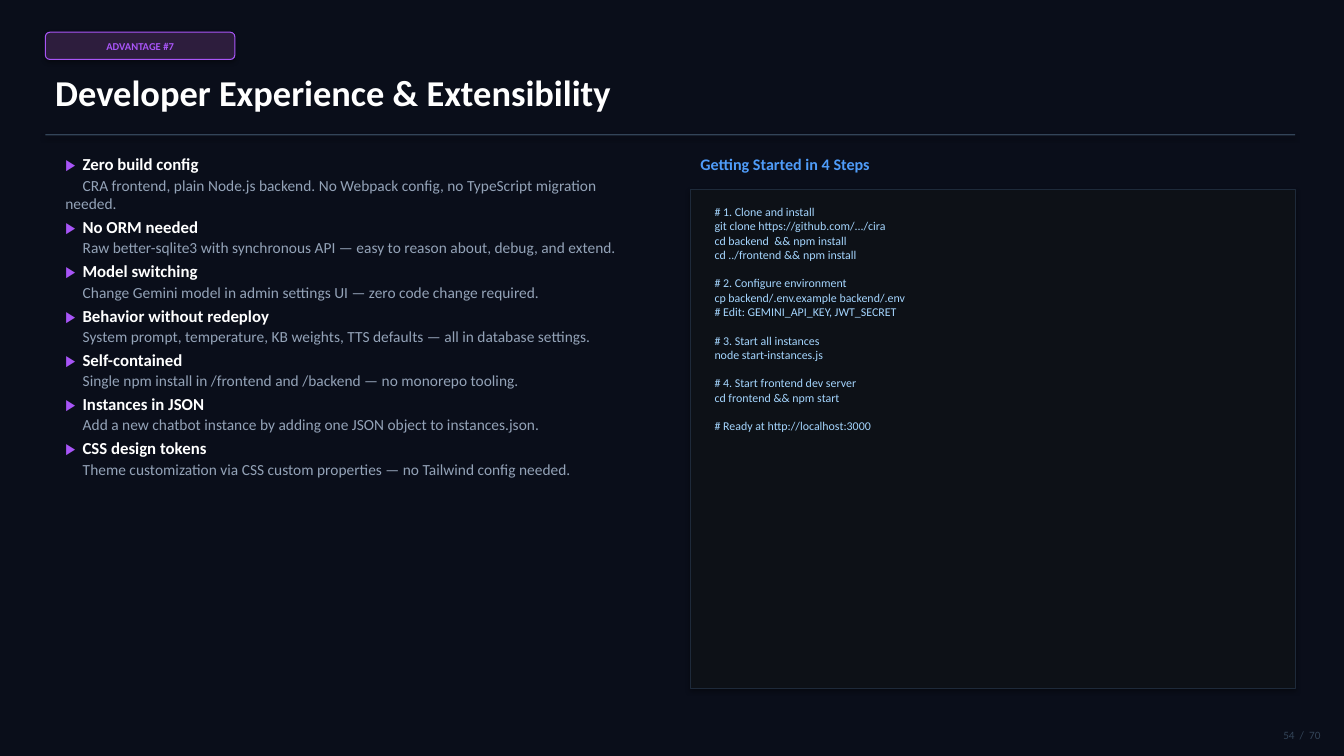
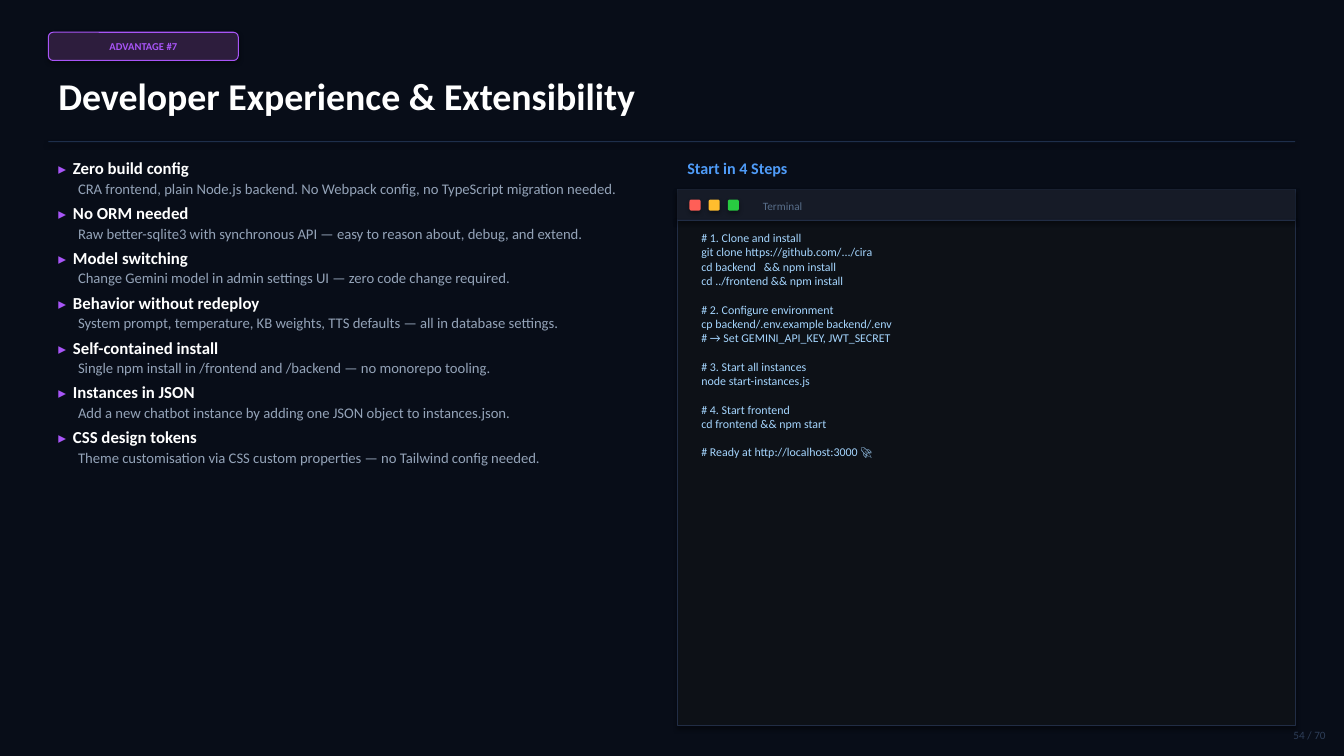
Before and after one commit to Bashab18/Chatbot, a slide deck: slide 54 of presentation/CIRA_Chatbot_Presentation.pptx. Drawn at 1344x756 pixels with LibreOffice and Linux fonts; fonts in the diff are those of the drawing. Boxes give left, top, right and bottom in pixels: in the first picture for what was removed or moved away, otherwise in the second. Text is boxed around its words. In the diff, an @@ line names an element or a change of style, - is before the commit and + after.

```diff
--- a/presentation/CIRA_Chatbot_Presentation.pptx
+++ b/presentation/CIRA_Chatbot_Presentation.pptx
@@ background #0A0E1A to #080D18 @@
@@ text "Developer Experience & Extensibility" at bbox=[58, 83, 635, 116]: size 26 to 27 pt @@
@@ rectangle: place and size @@
-rectangle at bbox=[45, 134, 1296, 135]
+rectangle at bbox=[48, 141, 1296, 142]
@@ rectangle at bbox=[48, 141, 1296, 142]: fill #334458 to #1E2E4A @@
@@ text "▸ Zero build config": place and size @@
-text "▸ Zero build config" at bbox=[65, 158, 615, 478]
+text "▸ Zero build config" at bbox=[73, 162, 616, 466]
@@ text at bbox=[73, 162, 189, 177]: text changed @@
-▶ Zero build config
+▸ Zero build config
@@ text at bbox=[687, 163, 787, 177]: text changed @@
-Getting Started in 4 Steps
+Start in 4 Steps
@@ text at bbox=[73, 207, 188, 219]: text changed @@
-▶ No ORM needed
+▸ No ORM needed
@@ text at bbox=[78, 184, 616, 421]: size 11 to 10.5 pt in "CRA frontend, plain Node.js backend. No Webpack ...", "Raw better-sqlite3 with synchronous API — easy ...", "Change Gemini model in admin settings UI ...", "System prompt, temperature, KB weights, TTS defaults ..." and 2 more places @@
@@ rectangle: place and size @@
-rectangle at bbox=[691, 190, 1296, 689]
+rectangle at bbox=[678, 190, 1296, 726]
@@ rectangle at bbox=[678, 190, 1296, 726]: outline #1E2A3A 0.75 pt to #212D45 0.6 pt @@
@@ rectangle added at bbox=[678, 190, 1296, 220], fill #161B27 @@
@@ rounded rectangle added at bbox=[690, 200, 701, 211], fill #FF5F57 @@
@@ rounded rectangle added at bbox=[709, 200, 720, 211], fill #FFBD2E @@
@@ rounded rectangle added at bbox=[728, 200, 739, 211], fill #28CA41 @@
@@ text added at bbox=[763, 202, 802, 210], 8 pt, text #586E8A @@
+Terminal
@@ rectangle added at bbox=[678, 220, 1296, 221], fill #212D45 @@
@@ text at bbox=[701, 233, 891, 458]: text changed @@
-# 1. Clone and install
-git clone https://github.com/.../cira
-cd backend && npm install
-cd ../frontend && npm install
-# 2. Configure environment
-cp backend/.env.example backend/.env
-# Edit: GEMINI_API_KEY, JWT_SECRET
-# 3. Start all instances
-node start-instances.js
-# 4. Start frontend dev server
-cd frontend && npm start
-# Ready at http://localhost:3000
+# 1. Clone and install
+git clone https://github.com/.../cira
+cd backend && npm install
+cd ../frontend && npm install
+# 2. Configure environment
+cp backend/.env.example backend/.env
+# → Set GEMINI_API_KEY, JWT_SECRET
+# 3. Start all instances
+node start-instances.js
+# 4. Start frontend
+cd frontend && npm start
+# Ready at http://localhost:3000 🚀
@@ text at bbox=[73, 252, 188, 267]: text changed @@
-▶ Model switching
+▸ Model switching
@@ text at bbox=[73, 297, 260, 312]: text changed @@
-▶ Behavior without redeploy
+▸ Behavior without redeploy
@@ text at bbox=[73, 342, 219, 354]: text changed @@
-▶ Self-contained
+▸ Self-contained install
@@ text at bbox=[73, 386, 195, 398]: text changed @@
-▶ Instances in JSON
+▸ Instances in JSON
@@ text at bbox=[73, 431, 539, 466]: text changed; size 11 to 10.5 pt @@
-▶ CSS design tokens
-Theme customization via CSS custom properties — no Tailwind config needed.
+▸ CSS design tokens
+Theme customisation via CSS custom properties — no Tailwind config needed.
@@ text "54 / 70" at bbox=[1293, 732, 1325, 739]: text colour #334458 to #2E3E58 @@
```
Also in this commit, not shown: 69 other slides changed, 1 other file.
